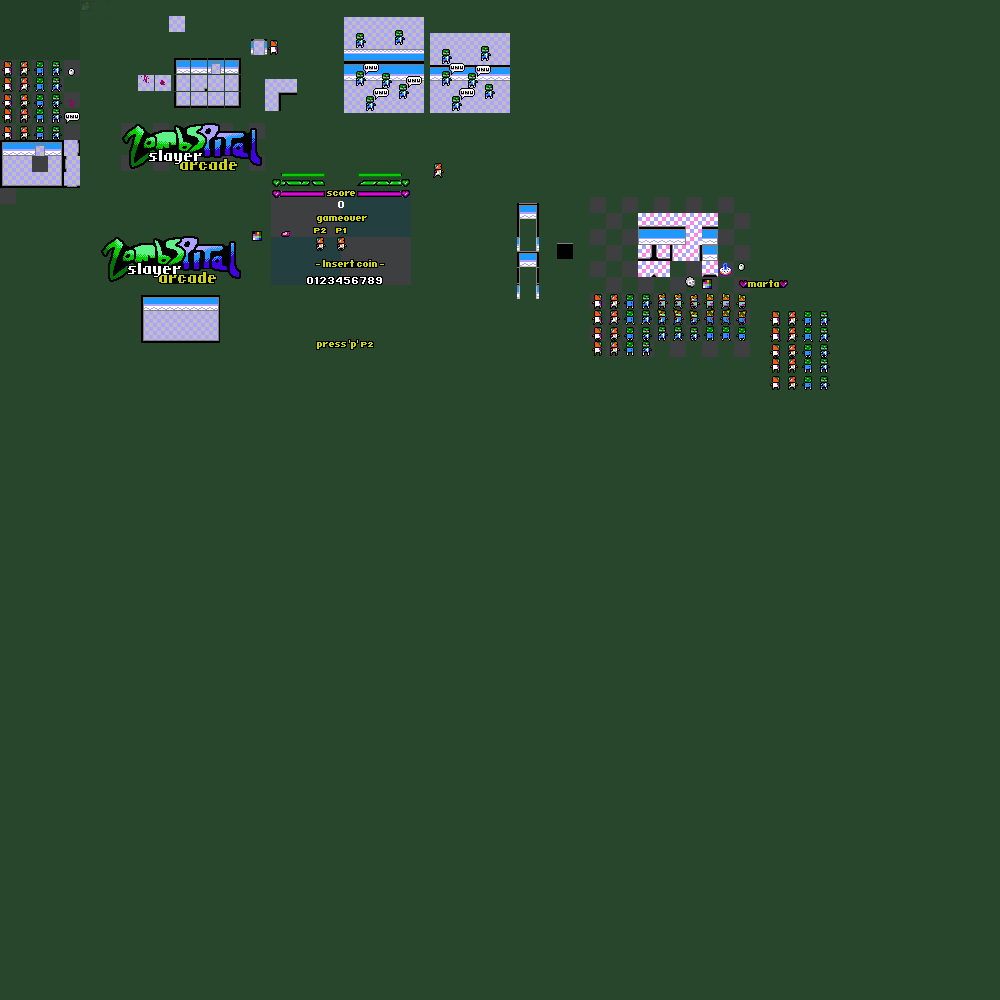
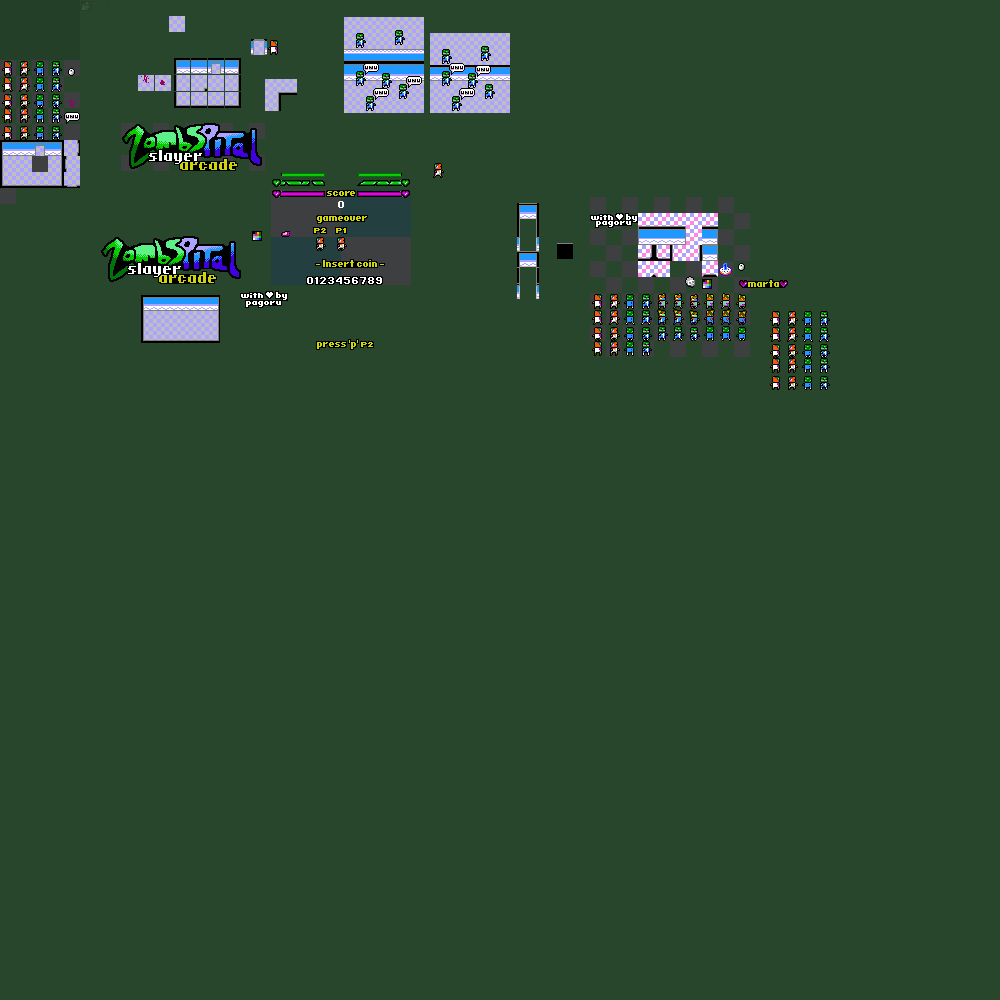
The second 1000px x 1000px image is a revision of the first. Changes to its layers:
painted on "hazard_mask #1" over [240,213,638,308]
